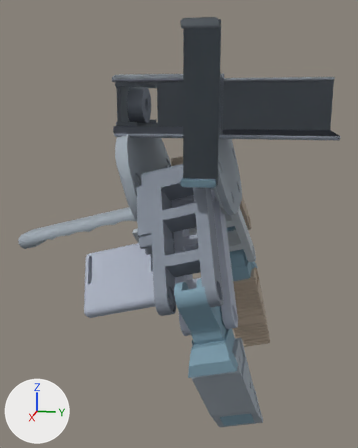
Two versions of the glTF model genumi/models/flexiv.glb, one commit apart.
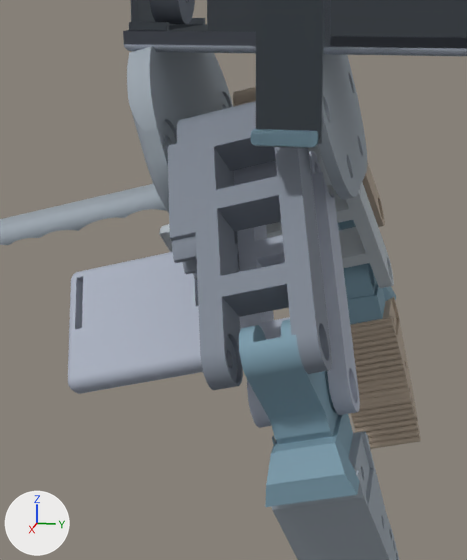
Each version is shown whole from a 50 mm lens placed at (0.274, 0.059, 0.025), pointed at (0.02, 0.008, -0.039), then close up on the part from 13% to 82% of the width and 25% to 91% of the height. Lighting does not change. The marker at lower left points along +X, +Y and +Z. The older version's two pictures come first.

In view in the first close-up: 'camera-support', 'fingertip-carrier', 'handheld-housing', 'left-drive', 'left-fingertip-pad', 'left-inner-link', 'moving-handle', 'right-drive', 'right-fingertip-pad', 'right-inner-link', 'tracker-bracket'.
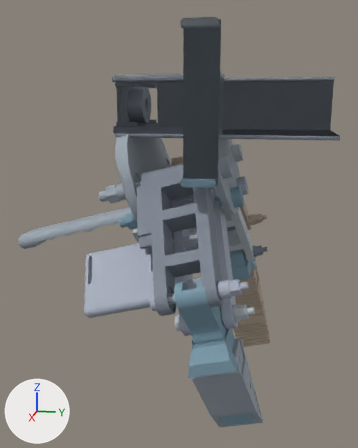
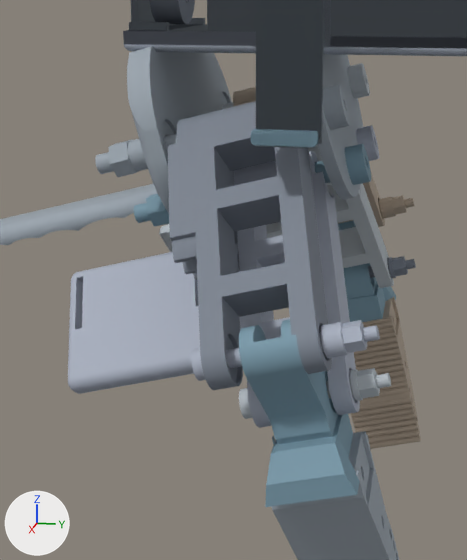
Pixel boxes [x1, y1, x2, y2] of what changed, in the close-ups (467 x 560 px):
'pivot-p04', added
    after: [95, 85, 350, 177]
'pivot-p08', added
    after: [191, 320, 380, 381]
'pivot-p03', added
    after: [134, 143, 371, 227]
'pivot-p07', added
    after: [239, 368, 391, 419]
'pivot-p01', added
    after: [222, 63, 370, 109]
'pivot-p05', added (beige)
    after: [338, 195, 415, 224]
'pivot-p02', added
    after: [356, 125, 379, 161]
'pivot-p06', added
    after: [368, 256, 416, 278]

Edits to the bpy script that builds the scene:
```text
Add ob_pivot_p08:
    ob_pivot_p08 = bpy.data.objects.new('pivot-p08', me_mesh_18)  # 519 vertices, 1124 faces; spans x 0.0858..0.0928, y 0.01..0.05, z -0.0585..-0.0429; in mat_material_18 (light grey #adb5c4)
    ob_pivot_p08.location = (0.0, 0.0, 0.0)
Add ob_pivot_p07:
    ob_pivot_p07 = bpy.data.objects.new('pivot-p07', me_mesh_17)  # 519 vertices, 1124 faces; spans x 0.0699..0.0769, y 0.0171..0.0522, z -0.0743..-0.06; in mat_material_17 (light grey #bac2c8)
    ob_pivot_p07.location = (0.0, 0.0, 0.0)
Add ob_pivot_p06:
    ob_pivot_p06 = bpy.data.objects.new('pivot-p06', me_mesh_16)  # 519 vertices, 1124 faces; spans x -0.0347..-0.0277, y 0.02..0.0551, z -0.0773..-0.063; in mat_material_16 (grey #7e8693)
    ob_pivot_p06.location = (0.0, 0.0, 0.0)
Add ob_pivot_p05:
    ob_pivot_p05 = bpy.data.objects.new('pivot-p05', me_mesh_15)  # 519 vertices, 1124 faces; spans x -0.0505..-0.0435, y 0.0136..0.0535, z -0.0613..-0.0457; in mat_material_15 (beige #b3a493)
    ob_pivot_p05.location = (0.0, 0.0, 0.0)
Add ob_pivot_p04:
    ob_pivot_p04 = bpy.data.objects.new('pivot-p04', me_mesh_14)  # 519 vertices, 1124 faces; spans x 0.0461..0.056, y -0.0245..0.0393, z -0.0219..0.0022; in mat_material_14 (grey #9ea8b1)
    ob_pivot_p04.location = (0.0, 0.0, 0.0)
Add ob_pivot_p03:
    ob_pivot_p03 = bpy.data.objects.new('pivot-p03', me_mesh_13)  # 789 vertices, 1664 faces; spans x 0.0302..0.0402, y -0.02..0.0437, z -0.0385..-0.0144; in mat_material_13 (blue #7c9bac)
    ob_pivot_p03.location = (0.0, 0.0, 0.0)
Add ob_pivot_p02:
    ob_pivot_p02 = bpy.data.objects.new('pivot-p02', me_mesh_12)  # 519 vertices, 1124 faces; spans x -0.0026..0.0074, y -0.02..0.0437, z -0.0385..-0.0144; in mat_material_12 (light grey #adb5c4)
    ob_pivot_p02.location = (0.0, 0.0, 0.0)
Add ob_pivot_p01:
    ob_pivot_p01 = bpy.data.objects.new('pivot-p01', me_mesh_11)  # 519 vertices, 1124 faces; spans x -0.0184..-0.0085, y -0.0245..0.0393, z -0.0219..0.0022; in mat_material_11 (light grey #bac2c8)
    ob_pivot_p01.location = (0.0, 0.0, 0.0)
```
